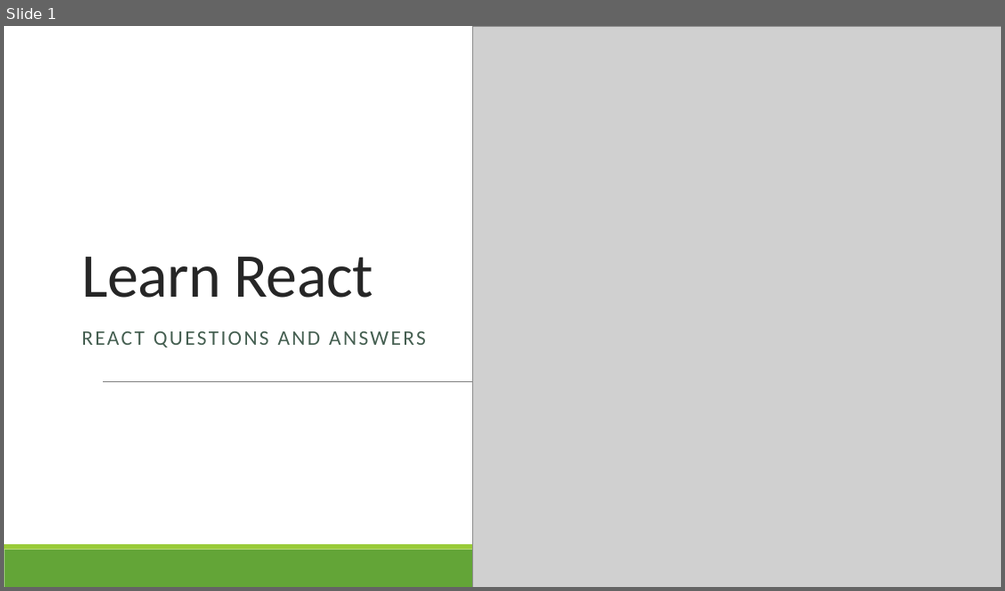
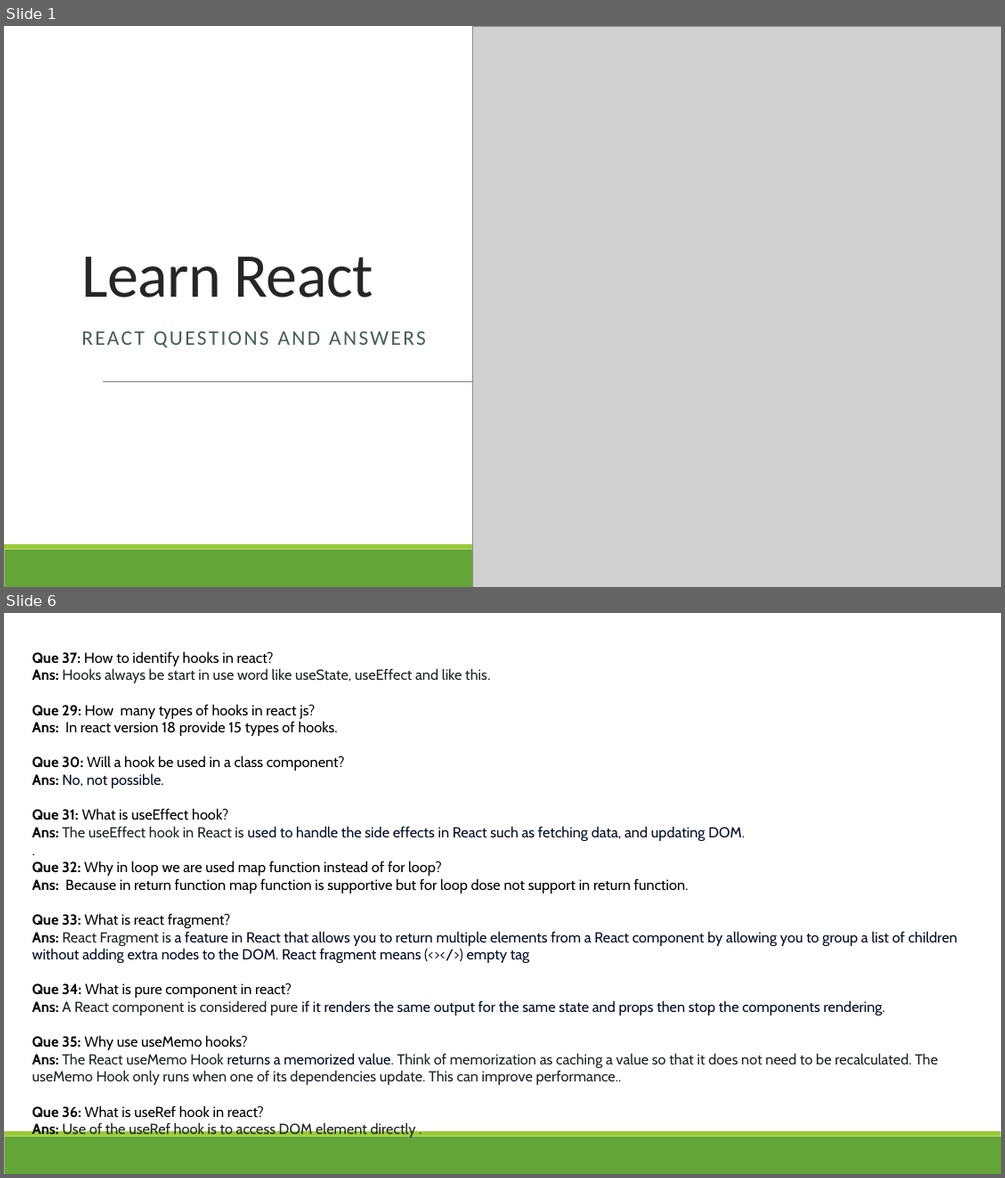
Before and after one commit to hatzademohit/code-step-by-step, a slide deck: QueAns/ReactQusAns.pptx. Shown one above the other, each under a label of ours: slide 1 before the commit, slides 1 and 6 after it; the slides between them are not shown. The pictures are 1005x591 and 1005x1178 pixels, drawn with LibreOffice and Linux fonts; fonts in the diff are those of the drawing; grey boxes stand for pictures. Boxes give left, top, right and bottom in pixels: in the first picture for what was removed or moved away, otherwise in the second. Text is boxed around its words. In the diff, an @@ line names an element or a change of style, - is before the commit and + after.

Commit message:
hooks commit

```diff
--- a/QueAns/ReactQusAns.pptx
+++ b/QueAns/ReactQusAns.pptx
@@ slide 6 added at [4,613,1001,1174], background #FFFFFF; not listed: 2 template elements that a slide beside it also shows @@
@@ text added at [32,651,957,1138], 14 pt, text #000000 @@
+Que 37: How to identify hooks in react?
+Ans: Hooks always be start in use word like useState, useEffect and like this.
+Que 29: How many types of hooks in react js?
+Ans: In react version 18 provide 15 types of hooks.
+Que 30: Will a hook be used in a class component?
+Ans: No, not possible.
+Que 31: What is useEffect hook?
+Ans: The useEffect hook in React is used to handle the side effects in React such as fetching data, and updating DOM.
+.
+Que 32: Why in loop we are used map function instead of for loop?
+Ans: Because in return function map function is supportive but for loop dose not support in return function.
+Que 33: What is react fragment?
+Ans: React Fragment is a feature in React that allows you to return multiple elements from a React component by allowing you to group a list of children without adding extra nodes to the DOM. React fragment means (<></>) empty tag
+Que 34: What is pure component in react?
+Ans: A React component is considered pure if it renders the same output for the same state and props then stop the components rendering.
+Que 35: Why use useMemo hooks?
+Ans: The React useMemo Hook returns a memorized value. Think of memorization as caching a value so that it does not need to be recalculated. The useMemo Hook only runs when one of its dependencies update. This can improve performance..
+Que 36: What is useRef hook in react?
+Ans: Use of the useRef hook is to access DOM element directly .
```
Also in this commit, not shown: 4 slides changed, 3 other files.
